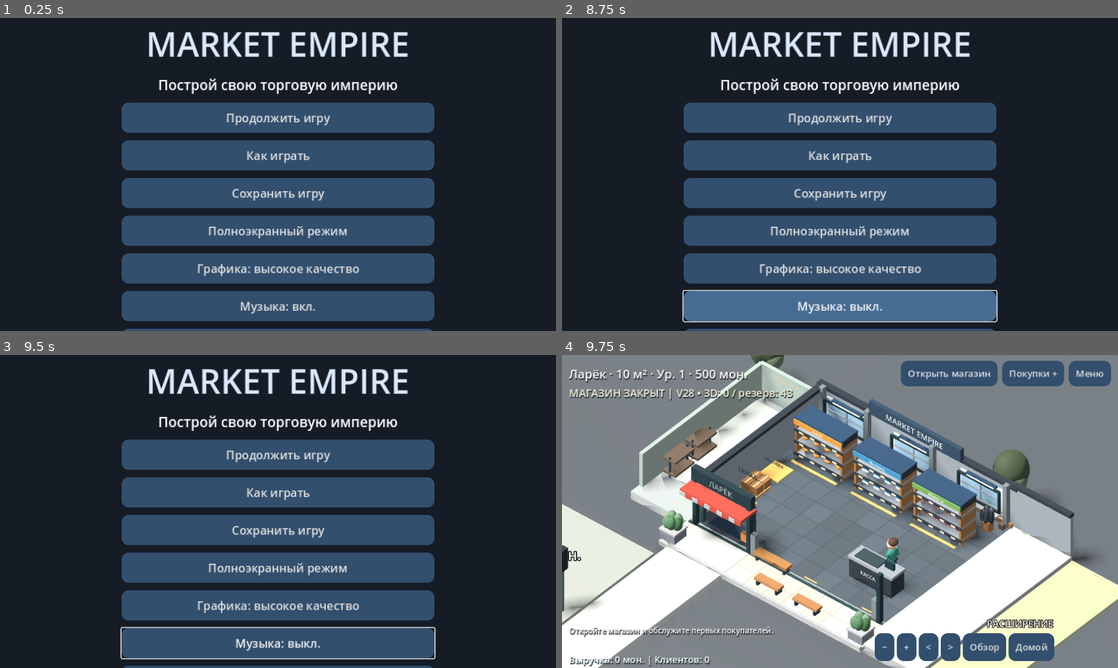
Above: before the commit, frames 1-4 (two rows, left to right).
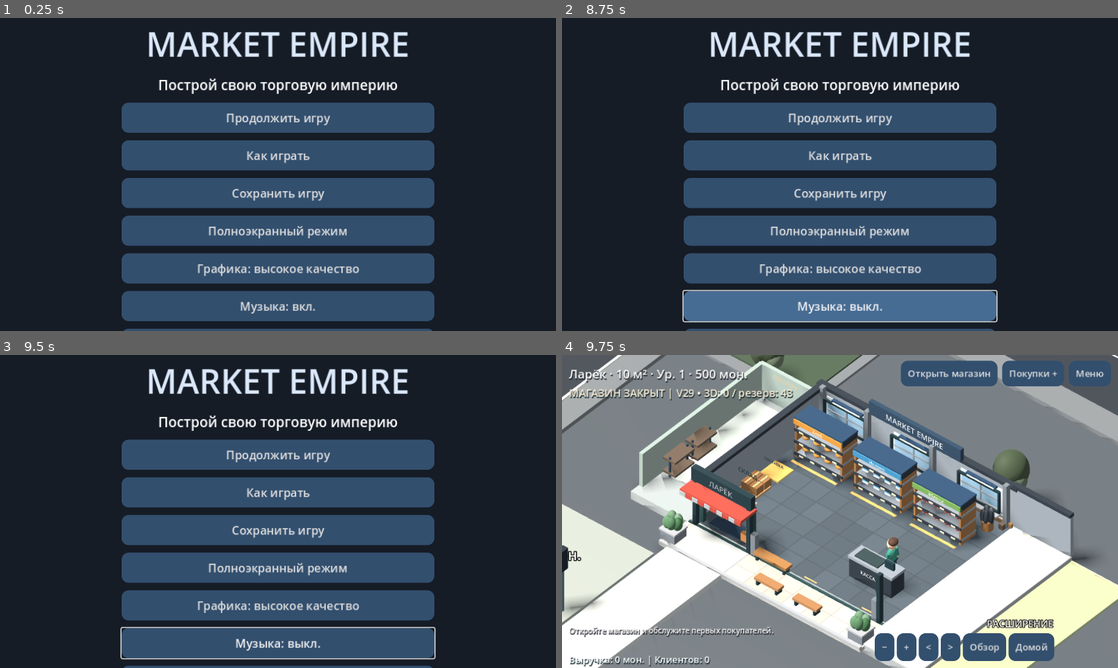
Above: after the commit, the same moments.

Repository: Denis-create-boop/mobile_game
Game: Godot game, scene res://main.tscn
The game is run twice, just before and just after one commit, with the same random seed, the same clock (stepped at 60 frames per second) and the same inputs.
Inputs:
- Up to frame 1 (0.25 s): no input
- Up to frame 2 (8.75 s): click "Меню" at 0.5 s; click "+" at 1.25 s; click "Обзор" at 2 s; click "Как играть" at 2.75 s; click "Как играть" at 3.5 s; click "OK" at 4.25 s; click "Открыть магазин" at 5 s; click "Покупки +" at 5.75 s; click "−" at 6.5 s; click "<" at 7.25 s; click ">" at 8 s
- Up to frame 3 (9.5 s): click "Домой" at 8.75 s
- Up to frame 4 (9.75 s): click "Продолжить игру" at 9.5 s

Frames 1-3 are identical in both runs. In frame 4, 5.9% of the frame differs, in the area x 0-100%, y 0-28%.

Commit message:
V29: extend city neighborhood with connected streets, buildings, park, bus stop and background traffic

Diff:
--- a/main.gd
+++ b/main.gd
@@ -891,7 +891,7 @@
 		if child is Button:
 			child.custom_minimum_size.y=52
 			child.add_theme_font_size_override("font_size",20)
-	var version_label=label(column,"V27",14)
+	var version_label=label(column,"V29",14)
 	version_label.horizontal_alignment=HORIZONTAL_ALIGNMENT_CENTER
 
 func toggle_sound():
--- a/store_visual.gd
+++ b/store_visual.gd
@@ -126,6 +126,7 @@
 		add_details()
 	add_landscaping()
 	build_city()
+	build_neighborhood()
 	build_infrastructure()
 	build_district()
 	if not premium_models.has("shelf"):
@@ -161,11 +162,11 @@
 	update_camera()
 
 func overview():
-	focus_goal=Vector3(3,0.5,10)
-	zoom_goal=36.0
+	focus_goal=Vector3(3,0.5,5)
+	zoom_goal=62.0
 
 func zoom(factor: float):
-	zoom_goal=clampf(zoom_goal*factor,4.5,42.0)
+	zoom_goal=clampf(zoom_goal*factor,4.5,72.0)
 
 func rotate_view(direction: int):
 	orbit=wrapf(orbit+direction*0.35,-PI,PI)
@@ -663,6 +664,7 @@
 		growth_tiles[i].visible=game.land_steps>=19+i
 	update_infrastructure(delta)
 	update_traffic(delta)
+	update_neighborhood_traffic(delta)
 	for i in range(24):
 		var kind: int=game.placements[i]
 		build_pads[i].visible=game.build_kind>=0 and kind<0 and i<game.active_slots()
@@ -742,7 +744,7 @@
 		actor(people[i],c["pos"],c["carry"],delta)
 		var tag: Label3D=people[i].get_meta("order")
 		tag.text=game.GOODS[c["item"]] if c["phase"]<4 and not c["carry"] else ("Оплата" if c["carry"] and c["phase"]<4 else "")
-	status_label.text=("МАГАЗИН ОТКРЫТ" if game.running else "МАГАЗИН ЗАКРЫТ")+" | V28 • 3D: %d / резерв: %d" % [asset_library.loaded_count,asset_library.fallback_count]
+	status_label.text=("МАГАЗИН ОТКРЫТ" if game.running else "МАГАЗИН ЗАКРЫТ")+" | V29 • 3D: %d / резерв: %d" % [asset_library.loaded_count,asset_library.fallback_count]
 	sales_label.position=Vector2(12,size.y-26)
 	sales_label.text="Выручка: %d мон. | Клиентов: %d" % [game.revenue,game.customers.size()]
 
@@ -1202,3 +1204,98 @@
 		root.material_override=mat(color)
 	for child in root.get_children():
 		apply_shell_palette(child)
+
+# Surrounding streets are independent of the player's upgradeable main road.
+var neighborhood_cars: Array[Node3D]=[]
+var neighborhood_time: float=0.0
+
+func build_neighborhood():
+	var district=Node3D.new()
+	stage.add_child(district)
+	var asphalt=Color("#383d43")
+	var paving=Color("#777b7e")
+	var stripe=Color("#d5d4cd")
+	var steel=Color("#343a40")
+	var lawn=Color("#485747")
+	# Leave the entire shop expansion area (x=5..34) clear.
+	box(district,Vector3(-17,-0.39,0),Vector3(5.6,0.15,65),asphalt)
+	box(district,Vector3(39,-0.39,0),Vector3(5.6,0.15,65),asphalt)
+	box(district,Vector3(11,-0.39,-15),Vector3(56,0.15,5.6),asphalt)
+	box(district,Vector3(11,-0.39,19.5),Vector3(56,0.12,5.6),asphalt)
+	for x in [-17.0,39.0]:
+		for z in range(-30,31,3):
+			if absf(z-19.5)>5 and absf(z+15)>5:
+				box(district,Vector3(x,-0.303,z),Vector3(0.075,0.014,1.45),stripe)
+		for side in [-1,1]:
+			var curb_x: float=x+side*3.55
+			for section in [Vector2(-24,12),Vector2(2.0,28),Vector2(28,7)]:
+				box(district,Vector3(curb_x,-0.27,section.x),Vector3(1.25,0.21,section.y),paving)
+				box(district,Vector3(x+side*2.96,-0.23,section.x),Vector3(0.13,0.23,section.y),stripe)
+	for x in range(-14,38,3):
+		box(district,Vector3(x,-0.30,-15),Vector3(1.45,0.014,0.075),stripe)
+	for z in [-18.55,-11.45]:
+		box(district,Vector3(11,-0.27,z),Vector3(49,0.21,1.25),paving)
+	for cross in [Vector3(-17,0,-15),Vector3(39,0,-15),Vector3(-17,0,19.5),Vector3(39,0,19.5)]:
+		for j in range(7):
+			var d: float=-2.4+j*0.8
+			for side in [-1,1]:
+				box(district,cross+Vector3(d,-0.297,side*4.0),Vector3(0.38,0.015,1.6),stripe)
+				box(district,cross+Vector3(side*4.0,-0.297,d),Vector3(1.6,0.015,0.38),stripe)
+	# Residential and office blocks, well away from the shop.
+	for i in range(5):
+		var x: float=-8.0+i*9.4
+		var h: float=4.5+float(i%3)*1.7
+		neighborhood_building(district,Vector3(x,-0.3,-24),h,i)
+	for i in range(3):
+		neighborhood_building(district,Vector3(-25,-0.3,-6+i*10),5.2+float(i%2)*2.0,i+5)
+	# Pocket park, benches, lamps and a bus shelter.
+	box(district,Vector3(-10,-0.28,-7.5),Vector3(7.5,0.13,6.0),paving)
+	box(district,Vector3(-10,-0.18,-7.5),Vector3(6.6,0.10,4.9),lawn)
+	for pos in [Vector3(-12,-0.12,-9),Vector3(-8,-0.12,-9),Vector3(-12,-0.12,-6),Vector3(-8,-0.12,-6)]:
+		spawn_premium("plant",district,pos,0.0,Vector3(1.8,1.8,1.8))
+	spawn_premium("bench",district,Vector3(-10,-0.12,-5.9),0.0)
+	var shelter=Vector3(8,-0.1,15.5)
+	box(district,shelter+Vector3(0,2.25,0),Vector3(3.6,0.13,1.35),steel)
+	for x in [-1.65,1.65]:
+		box(district,shelter+Vector3(x,1.05,-0.55),Vector3(0.10,2.1,0.10),steel)
+	box(district,shelter+Vector3(0,1.1,-0.58),Vector3(3.3,1.8,0.08),Color("#647d86"))
+	spawn_premium("bench",district,shelter+Vector3(0,0,-0.2),0.0)
+	sign_text(district,shelter+Vector3(0,2.32,0.7),"ОСТАНОВКА",stripe,0.005)
+	for x in [-13.2,35.2]:
+		for z in [-25.0,-8.0,3.0,13.0,27.0]:
+			cylinder(district,Vector3(x,1.25,z),0.055,3.0,steel)
+			box(district,Vector3(x,2.72,z),Vector3(0.52,0.13,0.22),steel)
+			box(district,Vector3(x,2.64,z),Vector3(0.40,0.035,0.16),Color("#e9d6a8"))
+	# Additional traffic on the rear street only; no unsignalled intersection conflicts.
+	for i in range(6):
+		var car: Node3D=traffic[i].duplicate() as Node3D
+		district.add_child(car)
+		car.show()
+		car.rotation.y=0.0 if i%2==0 else PI
+		neighborhood_cars.append(car)
+
+func neighborhood_building(parent: Node3D, pos: Vector3, h: float, variant: int):
+	var root=Node3D.new()
+	parent.add_child(root)
+	root.position=pos
+	var facade: Color=[Color("#777a7c"),Color("#9b9387"),Color("#676e76")][variant%3]
+	var frame=Color("#333b43")
+	var glass=Color("#536e7d")
+	box(root,Vector3(0,0.12,0),Vector3(7.8,0.24,7.0),Color("#777b80"))
+	box(root,Vector3(0,h/2,0),Vector3(6.8,h,5.8),facade)
+	box(root,Vector3(0,h+0.1,0),Vector3(7.0,0.2,6.0),frame)
+	for floor_index in range(maxi(1,int(h/1.5))):
+		var y: float=0.85+floor_index*1.5
+		for x in [-2.2,0.0,2.2]:
+			box(root,Vector3(x,y,2.93),Vector3(1.38,0.92,0.08),frame)
+			box(root,Vector3(x,y,2.98),Vector3(1.20,0.75,0.04),glass)
+	box(root,Vector3(0,0.95,3.02),Vector3(1.2,1.9,0.12),frame)
+	box(root,Vector3(0,2.03,3.32),Vector3(2.0,0.12,0.7),frame)
+
+func update_neighborhood_traffic(delta: float):
+	neighborhood_time+=delta
+	for i in range(neighborhood_cars.size()):
+		var car: Node3D=neighborhood_cars[i]
+		var distance: float=fposmod(neighborhood_time*3.2+float(i/2)*14.0,43.0)
+		var direction: float=1.0 if i%2==0 else -1.0
+		car.position=Vector3(-11.0+distance if direction>0 else 32.0-distance,-0.3,-15.0+direction*1.4)
